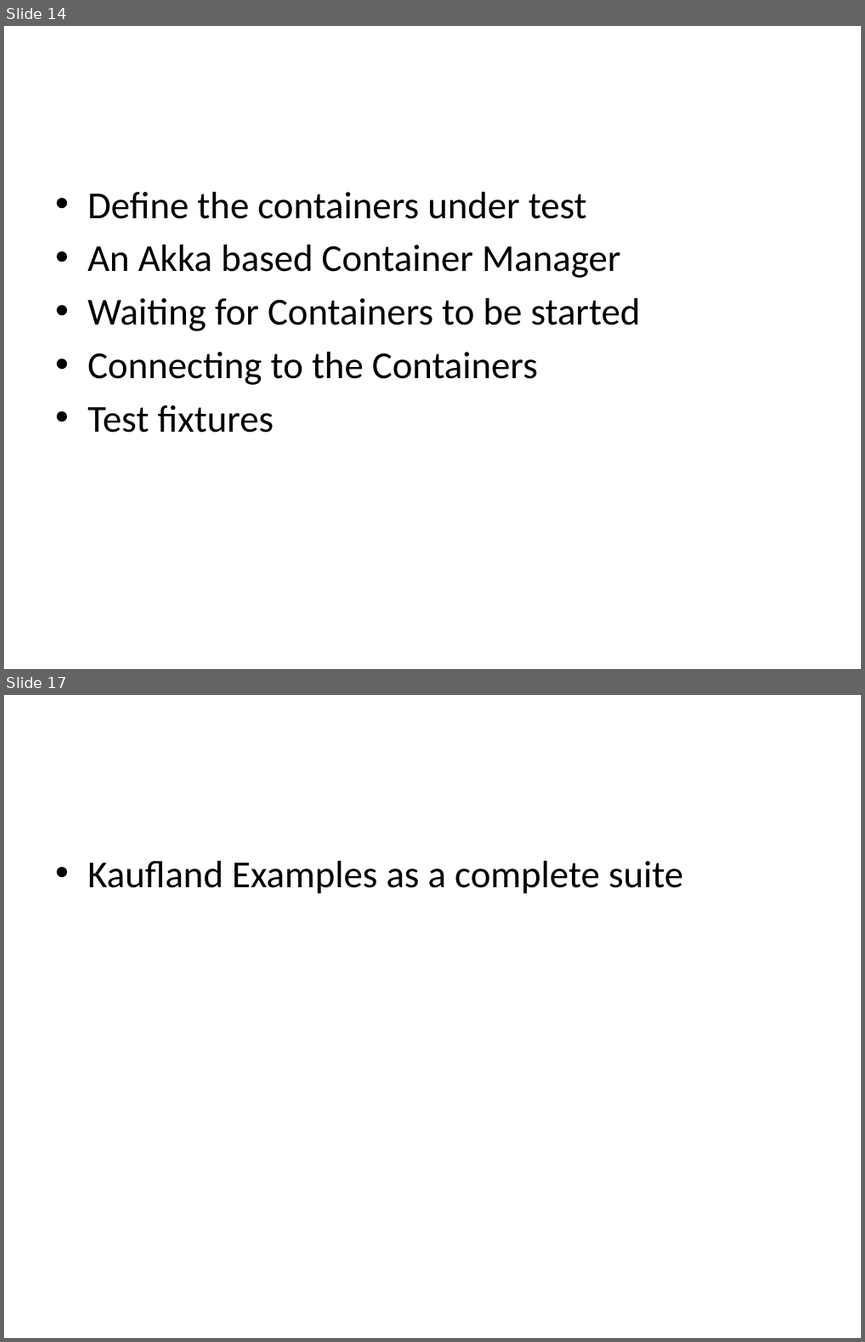
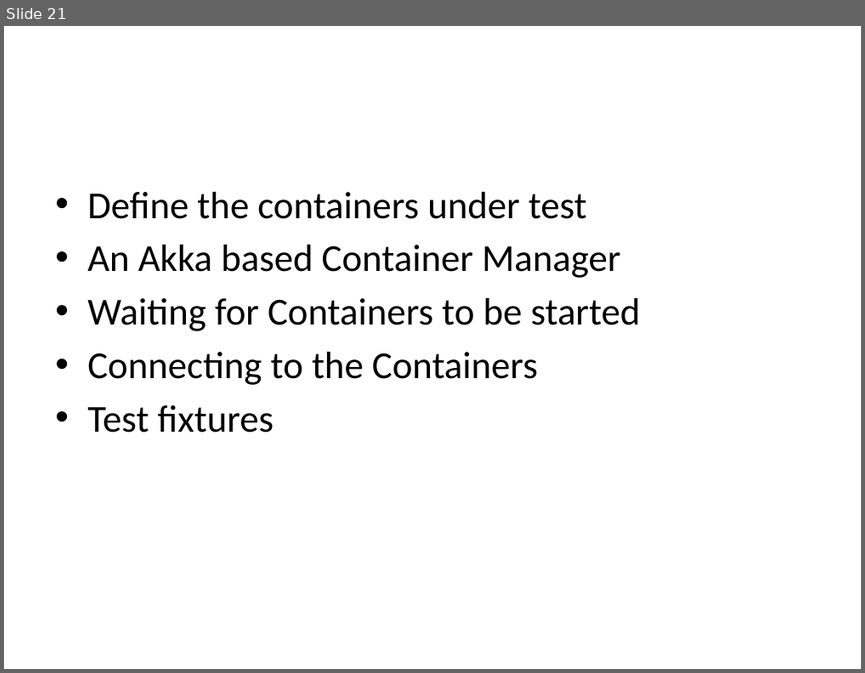
Before and after one commit to woq-blended/woq.github.io, a slide deck: media/IntegrationTesting.pptx. Shown one above the other, each under a label of ours: slides 14 and 17 before the commit, slide 21 after it; the slides between them are not shown. The pictures are 865x1342 and 865x673 pixels, drawn with LibreOffice and Linux fonts; fonts in the diff are those of the drawing. Boxes give left, top, right and bottom in pixels: in the first picture for what was removed or moved away, otherwise in the second. Text is boxed around its words. In the diff, an @@ line names an element or a change of style, - is before the commit and + after.

```diff
--- a/media/IntegrationTesting.pptx
+++ b/media/IntegrationTesting.pptx
@@ slide 17 removed at [4, 695, 861, 1338], background #FFFFFF @@
@@ text removed at [87, 861, 683, 894] @@
-• Kaufland Examples as a complete suite
@@ what was slide 14 is now slide 21 @@
```
Also in this commit, not shown: 14 slides changed, 10 slides added, 4 other files.
